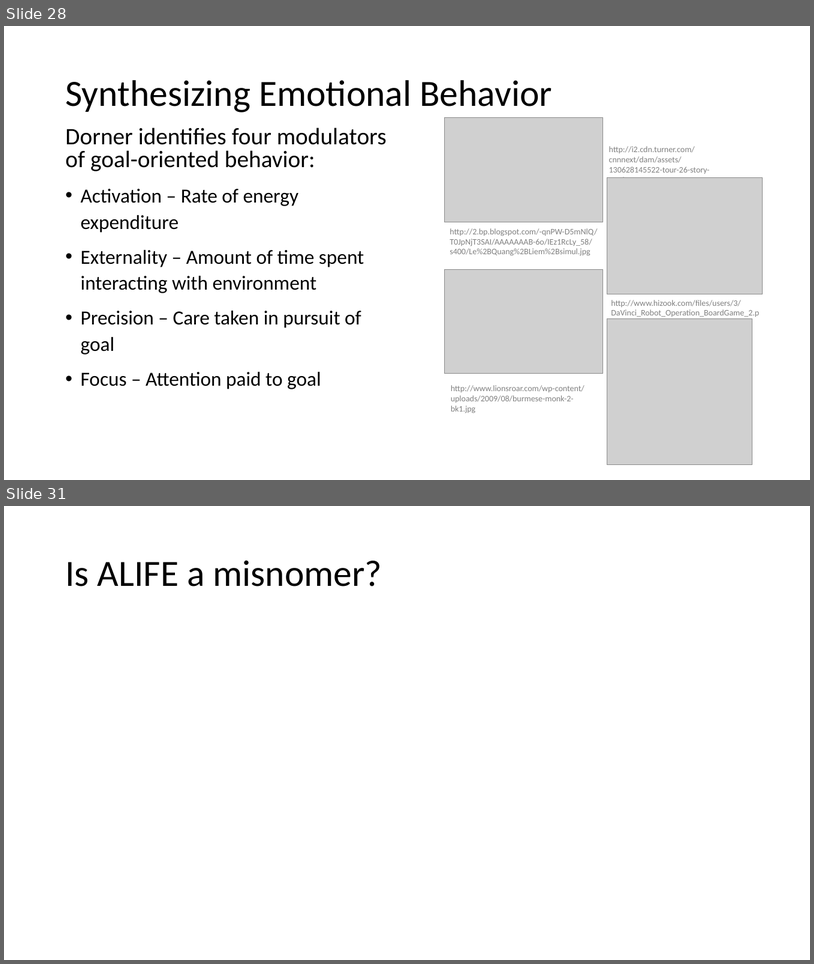
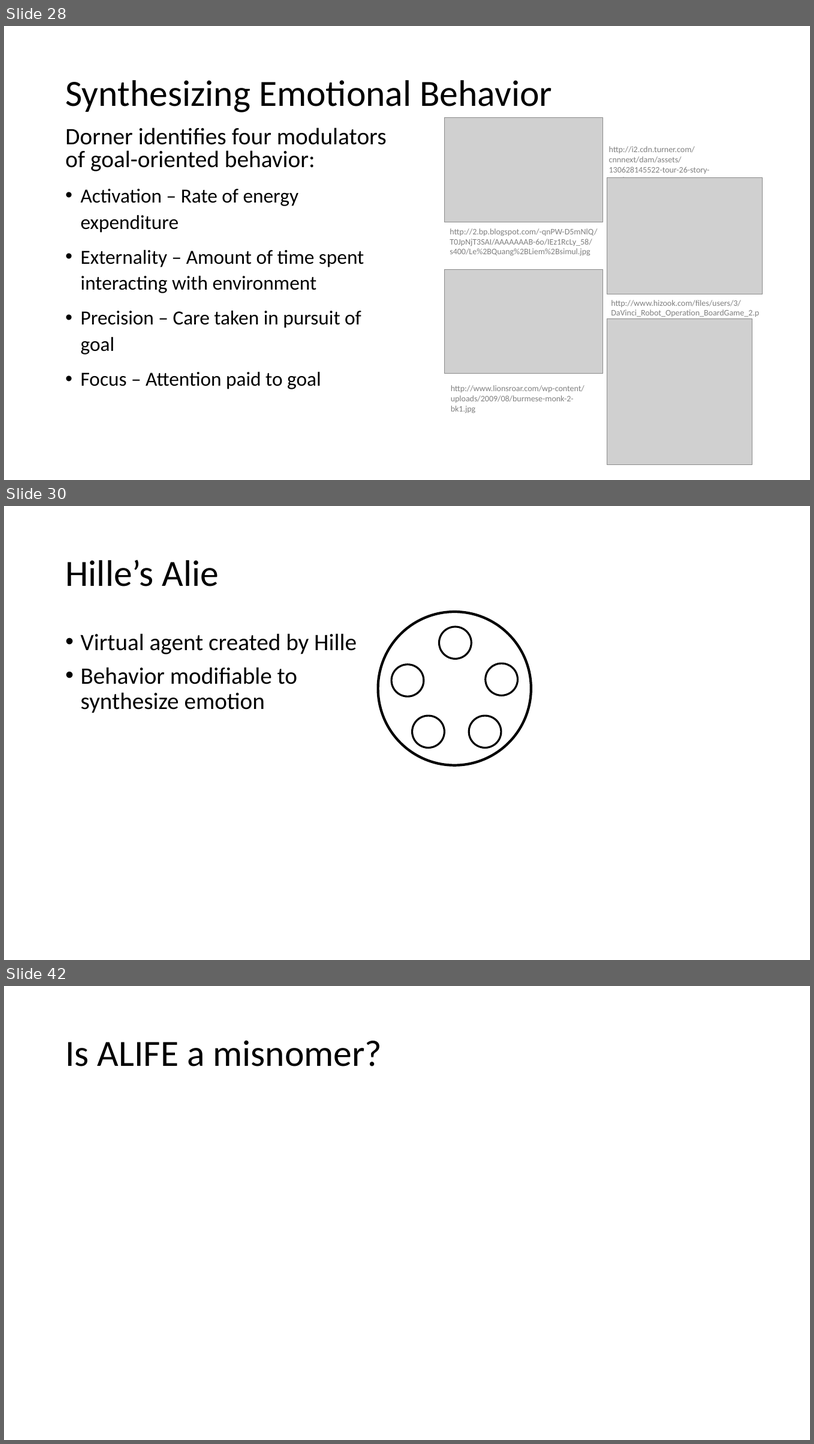
Before and after one commit to BenChurch/Fall2016, a slide deck: CISC879/ChapterPresentation/LectureSlidesCh8.pptx. Shown one above the other, each under a label of ours: slides 28 and 31 before the commit, slides 28, 30 and 42 after it; the slides between them are not shown. The pictures are 814x964 and 814x1444 pixels, drawn with LibreOffice and Linux fonts; fonts in the diff are those of the drawing; grey boxes stand for pictures. Boxes give left, top, right and bottom in pixels: in the first picture for what was removed or moved away, otherwise in the second. Text is boxed around its words. In the diff, an @@ line names an element or a change of style, - is before the commit and + after.

```diff
--- a/CISC879/ChapterPresentation/LectureSlidesCh8.pptx
+++ b/CISC879/ChapterPresentation/LectureSlidesCh8.pptx
@@ slide 30 added at [4, 506, 810, 960], background #FFFFFF @@
@@ title added at [65, 560, 218, 586], 44 pt, text #000000 @@
+Hille’s Alie
@@ ellipse added at [378, 612, 531, 766], outline #000000 3 pt @@
@@ text added at [81, 633, 357, 713], 28 pt, text #000000 @@
+• Virtual agent created by Hille
+• Behavior modifiable to synthesize emotion
@@ group added at [392, 627, 518, 747]: 5 ellipses @@
@@ what was slide 31 is now slide 42 @@
```
Also in this commit, not shown: 2 slides changed, 10 other slides added, 4 other files.
